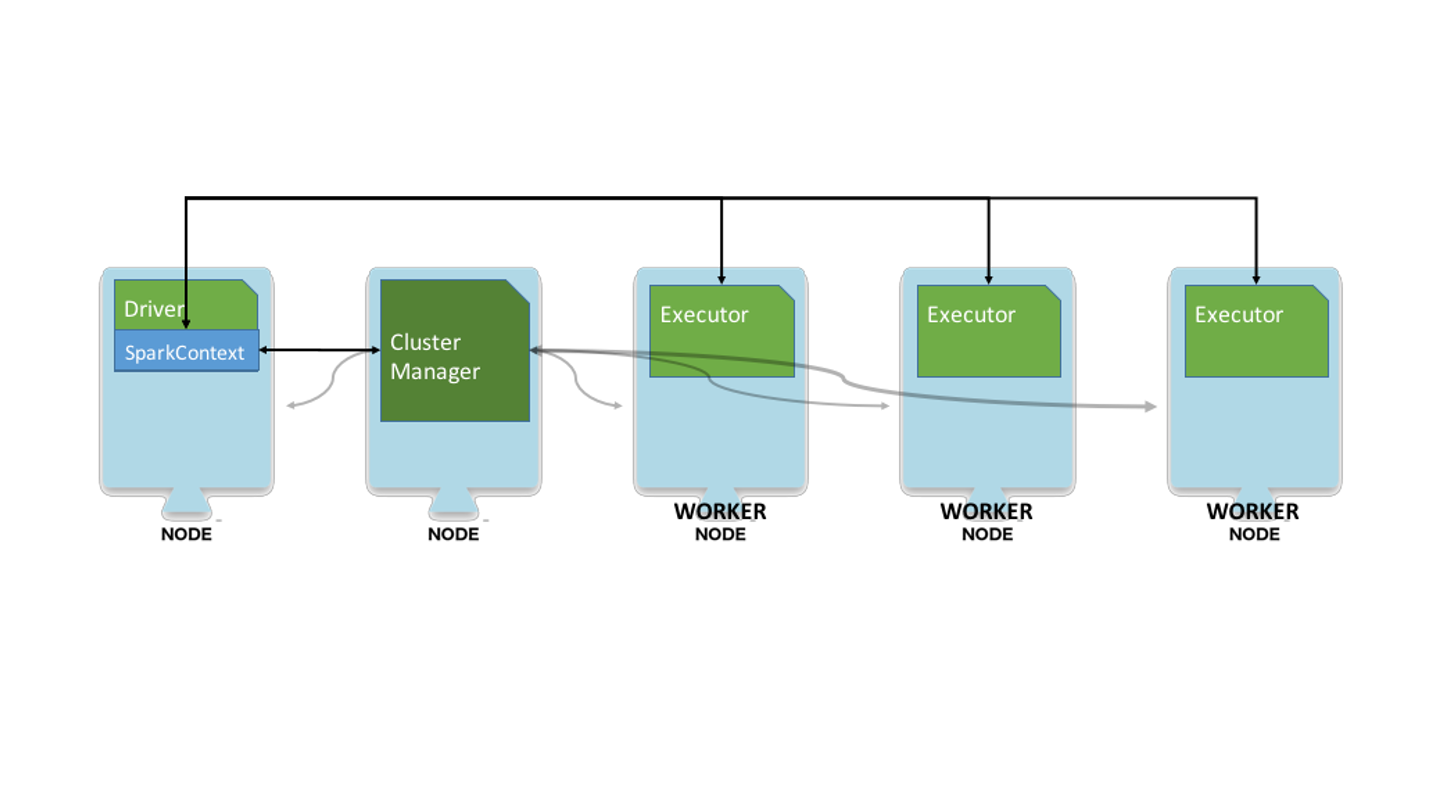
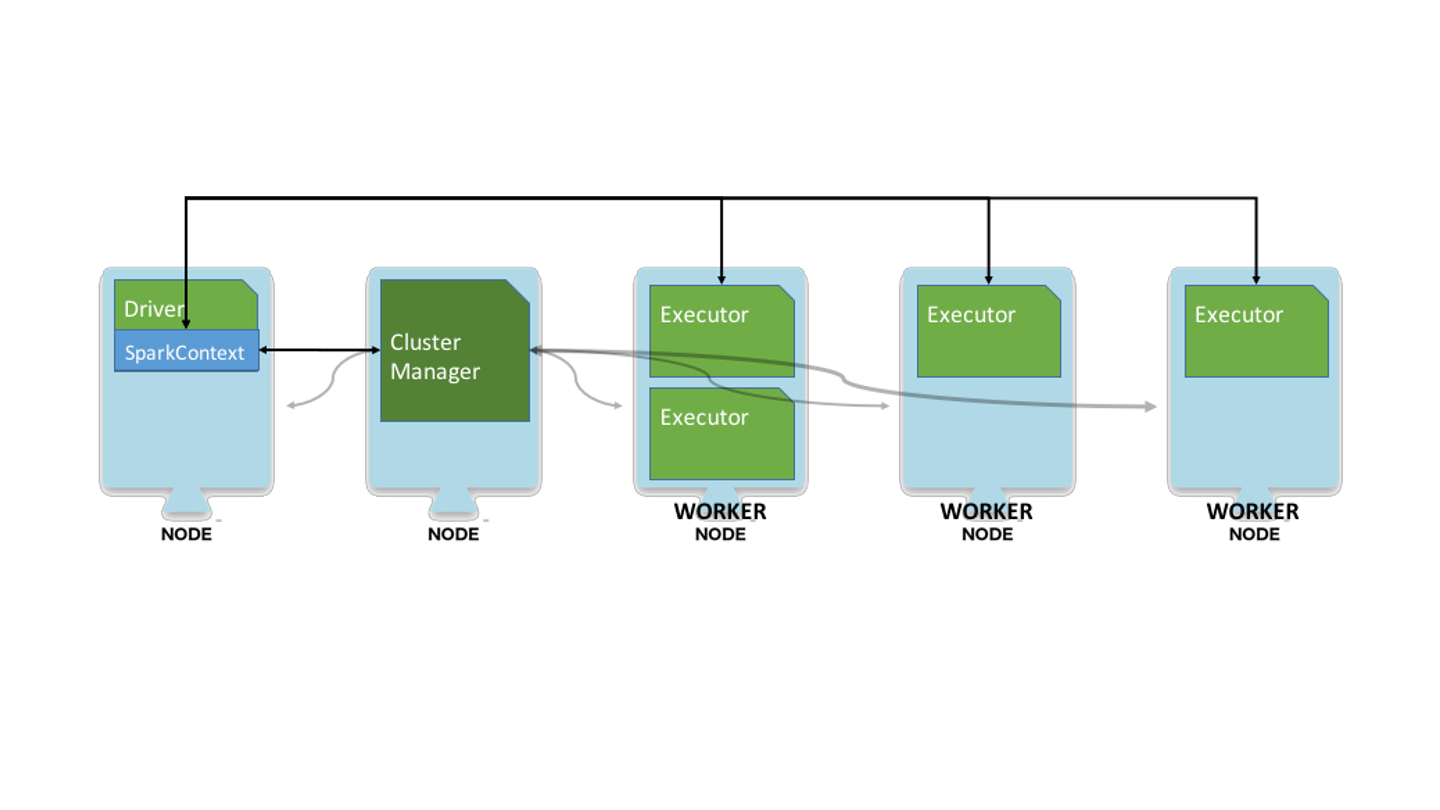
Revision of a layered (1440, 810) image; what changed, layer by layer:
added layer "Pasted Layer #5" above "Pasted Layer #4" over [648, 386, 797, 482]
hid "Pasted Layer #4" over [648, 386, 797, 482]
